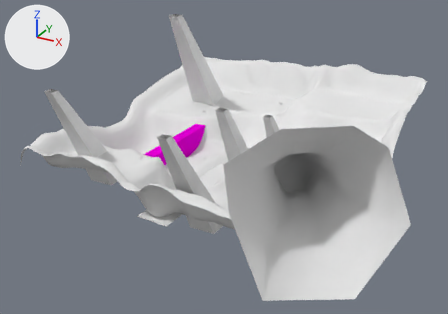
One commit to the Blender file Design/Level/Forest.blend: the scene before it, then after it.
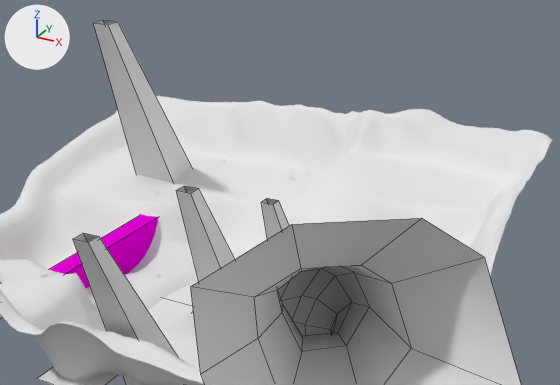
Each version appears first whole from a camera (50 mm lens) standing at (89.6, -173.0, 86.6) and looking at (4.2, -17.7, 9.0), and next in a close-up on the part from 26% to 96% of the width and 1% to 70% of the height. The lights are fixed; the arrows at upper left show +X, +Y and +Z. The close-ups show mesh edges as thin lines.

Before the edit, the objects in view are built like this:
```python
me_cube = bpy.data.meshes.new('Cube')
me_cube.from_pydata([(-3.1, -4.6, -18.5), (-1.0, -18.7, 8.6), (-3.1, 1.7, -18.5), (-1.0, -16.7, 8.6), (3.1, -4.6, -18.5), (1.0, -18.7, 8.6), (3.1, 1.7, -18.5), (1.0, -16.7, 8.6)], [], [(1, 3, 2, 0), (3, 7, 6, 2), (7, 5, 4, 6), (5, 1, 0, 4)])
me_cube.materials.append(mat_godray)  # white #e7e7e7
me_cube_002 = bpy.data.meshes.new('Cube.002')
me_cube_002.from_pydata(...)  # a box spanning x -1.6..2.3, y -22.0..13.5, z -1.0..8.8
me_cube_002.materials.append(mat_collision)  # pink #e700d9
me_cylinder = bpy.data.meshes.new('Cylinder')
me_cylinder.from_pydata(...)  # 56 vertices, 48 faces; spans x -13.6..27.6, y -46.5..9.1, z -1.1..38.8
me_cylinder.polygons.foreach_set('use_smooth', [True] * 48)
me_cylinder.materials.append(mat_bigroot)  # white #e7e7e7
ob_cube = bpy.data.objects.new('Cube', me_cube)
ob_cube.location = (18.9, 1.2, 15.8)
ob_cube.scale = (1.07, 1.07, 1.07)
ob_cube_005 = bpy.data.objects.new('Cube.005', me_cube_002)
ob_cube_005.location = (-21.3, -2.7, -2.7)
ob_cylinder = bpy.data.objects.new('Cylinder', me_cylinder)
ob_cylinder.location = (28.1, -25.7, 1.0)
ob_cylinder.rotation_euler = (0.0, 0.0, 0.415)  # degrees (0, 0, 24)
# also in view: 'Cube.003' at (5.9, -39.7, 9.9); 'Plane' at (0.0, 0.0, 9.5); 'Water' at (17.0, -15.9, -1.6); 'Cube.002' at (-27.2, 21.0, 22.9); 'Cube.001' at (7.4, -12.6, 9.1)
```
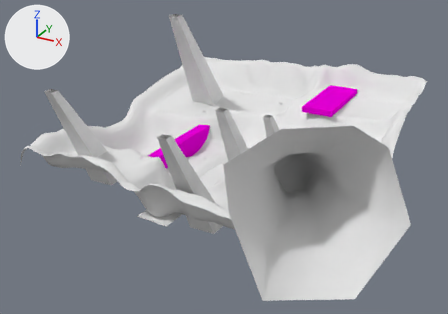
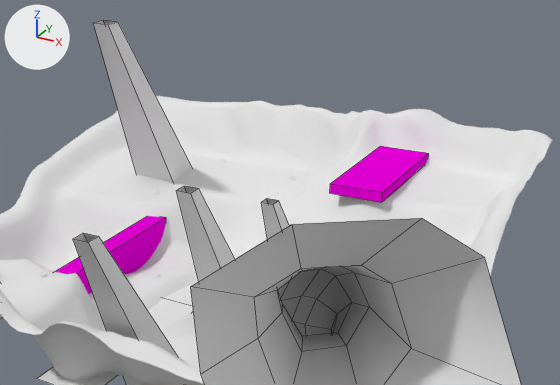
Location of each change, [x1, y1, x2, y2] in pixels of the close-ups (560 x 385 px):
```json
{"object": "finish", "change": "added", "after": [330, 146, 429, 202], "on screen": "pink"}
{"object": "Cube.005", "change": "moved", "before": [49, 215, 158, 289], "after": [55, 216, 166, 295]}
```

Edits to the scene script, one JSON object a line:
```json
{"op": "add", "block": "me_cube_006", "code": ["me_cube_006 = bpy.data.meshes.new('Cube.006')", "me_cube_006.from_pydata(...)  # a box spanning x -5.6..5.0, y -15.6..12.5, z -1.0..1.0", "me_cube_006.materials.append(mat_collision)  # pink #e700d9"]}
{"op": "set", "path": "ob_cube_005.location", "old": "(-21.3, -2.7, -2.7)", "new": "(-19.7, -2.7, -2.7)"}
{"op": "add", "block": "ob_finish", "code": ["ob_finish = bpy.data.objects.new('finish', me_cube_006)", "ob_finish.location = (21.0, 33.0, 15.9)"]}
```
